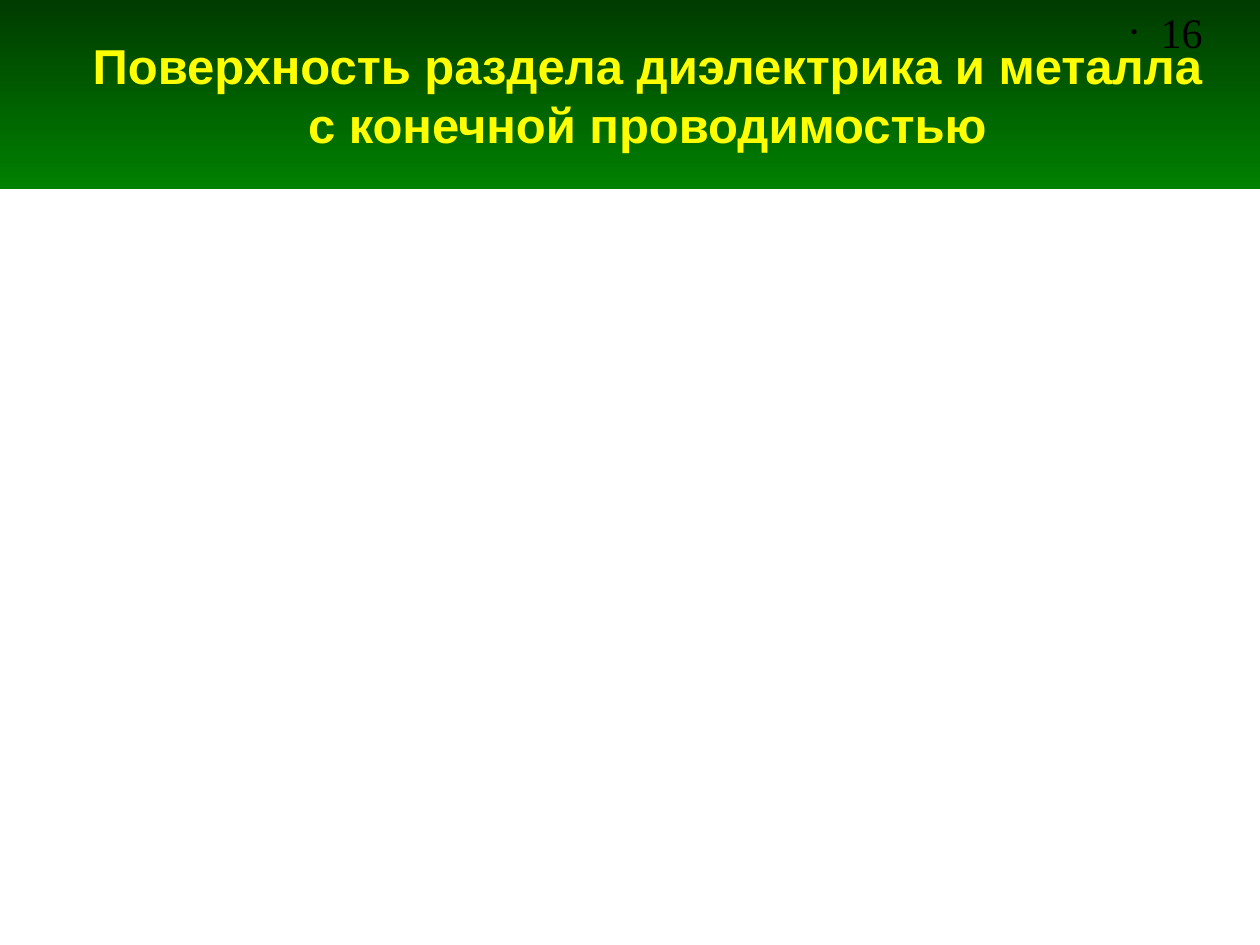
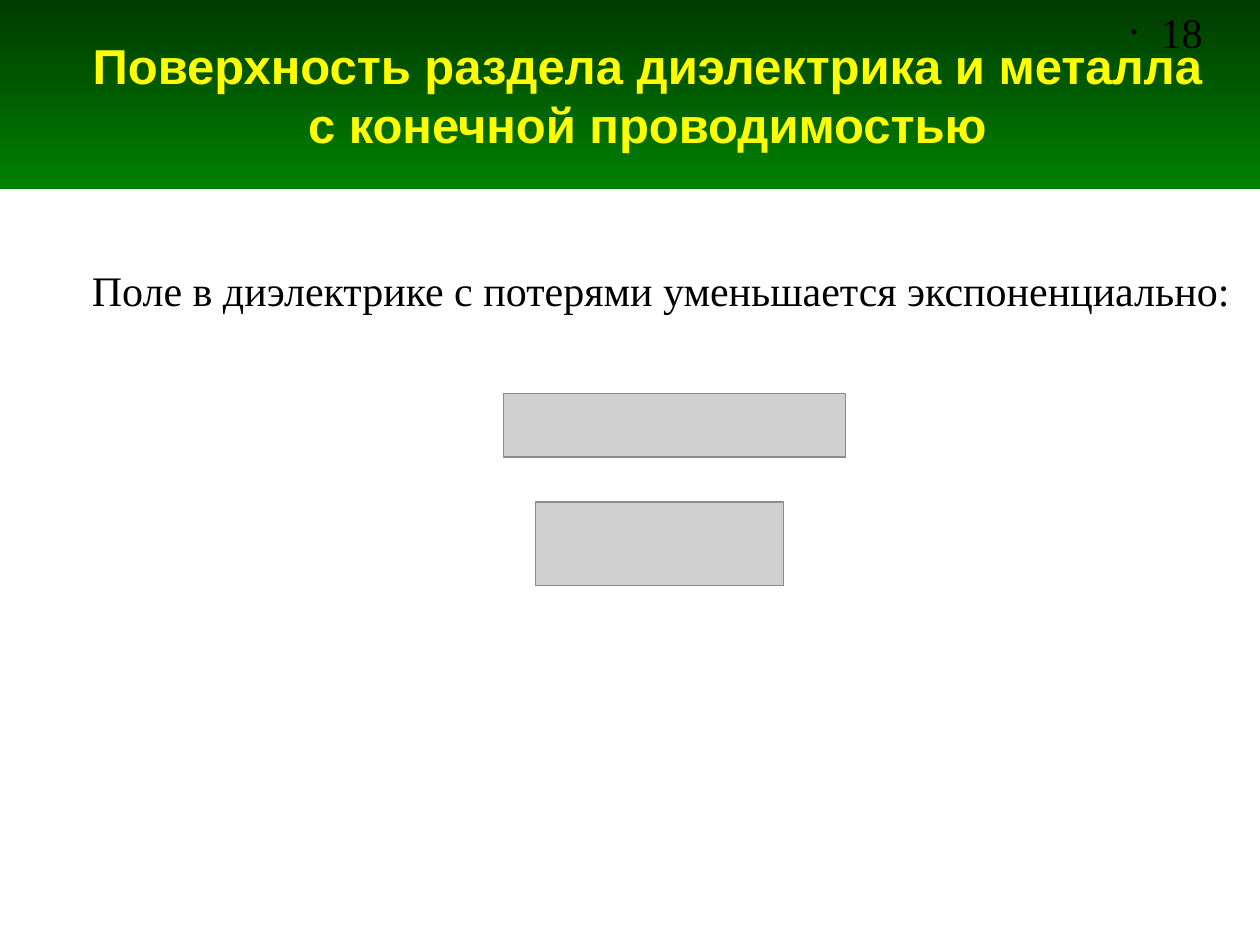
Before and after one commit to andris0147sv/modelling, a slide deck: slide 18 of presentations/1. Problem Statement.odp (slide 16 before the commit). Drawn at 1260x945 pixels with LibreOffice and Linux fonts; fonts in the diff are those of the drawing; grey boxes stand for pictures. Boxes give left, top, right and bottom in pixels: in the first picture for what was removed or moved away, otherwise in the second. Text is boxed around its words. In the diff, an @@ line names an element or a change of style, - is before the commit and + after.

```diff
--- a/presentations/1. Problem Statement.odp
+++ b/presentations/1. Problem Statement.odp
@@ page number at box(1161, 20, 1203, 48): text changed @@
-• 16
+• 18
@@ text added at box(92, 278, 1229, 315), 24 pt, text #000000 @@
+Поле в диэлектрике с потерями уменьшается экспоненциально:
@@ picture added at box(504, 393, 845, 456) @@
@@ picture added at box(536, 501, 784, 585) @@
```
Also in this commit, not shown: 4 other slides changed, 4 slides added, 1 slide removed.
